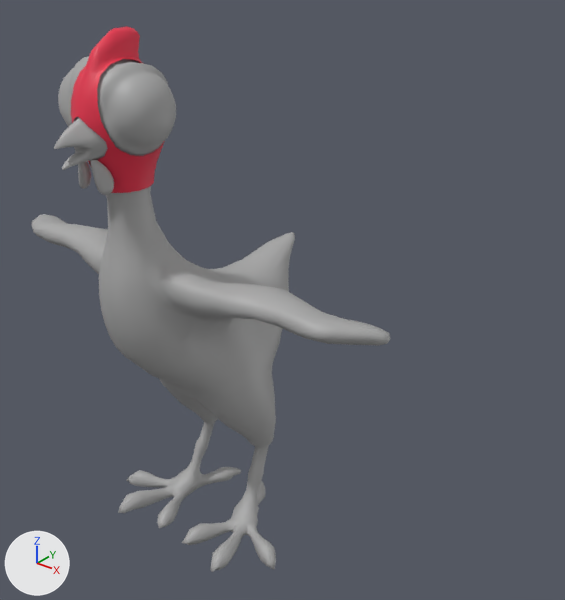
One commit to the FBX model Assets/Devs/GuillaumeF/ConPollo.fbx: the scene before it, then after it.
The view is the same before and after, from a 50 mm lens placed at (0.0214, -0.0204, 0.0256), pointed at (0.0027, 0.003, 0.0111). The lights are fixed; the arrows at lower left show +X, +Y and +Z. Where no turn or scale is listed for an object, it has been applied to the vertices.

Objects in the first picture: 'ConPollo'.
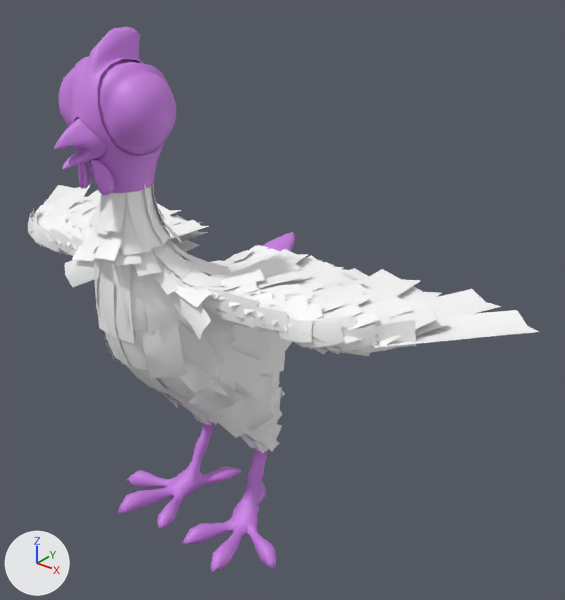
The newer file is also rescaled (x1.004), turned or shifted as a whole; pictures and numbers use the older file's frame.

Pixel boxes [x1, y1, x2, y2] of what changed, in the pictures (565 x 600 px; the box of a moved part takes in the faces that stretch with it):
'ConPollo', reshaped
    before: [31, 27, 390, 572]
    after: [54, 27, 295, 572]
'Plumes_2', added
    after: [28, 184, 449, 453]
    faces in mat_material_021 (its picture is missing): [28, 184, 449, 453]
    faces in mat_material_022 (its picture is missing): [182, 257, 219, 274]
'PLumes_4', added
    after: [94, 245, 293, 443]
'Plumes_3', added
    after: [45, 185, 539, 348]
part 1 of me_mesh, moved or reshaped
    both: [54, 28, 149, 195]
part 2 of me_mesh, recoloured (grey to purple)
    before: [31, 56, 390, 572]
    after: [56, 56, 295, 572]
part 3 of me_mesh, recoloured (red to purple)
    both: [71, 27, 162, 193]

The change, as a diff of the scene's bpy script:
```diff
--- a/Assets/Devs/GuillaumeF/ConPollo.fbx.py
+++ b/Assets/Devs/GuillaumeF/ConPollo.fbx.py
@@ mat_material_020 @@
+mat_material_020 = principled_material('Material.020')
+mat_material_020.base_color = (0.612, 0.217, 0.801)  # purple #cd80e7
@@ mat_material_022 @@
+mat_material_022 = principled_material('Material.022')
+mat_material_022.base_color = (1.0, 1.0, 1.0)  # white #ffffff
@@ mat_material_021 @@
+mat_material_021 = principled_material('Material.021')
+mat_material_021.base_color = (1.0, 1.0, 1.0)  # white #ffffff
@@ me_mesh @@
 me_mesh.from_pydata(...)  # 2542 vertices, 2503 faces; spans x -0.0097..0.0097, y -0.0043..0.0084, z 0.0..0.0227
 # used by ob_conpollo; location = (0.0, -0.00121, -0.0003)
+# me_mesh part 1
+# 21 vertices are removed from x -0.002..0.002, y -0.0043..0.004, z 0.0036..0.0223
+# 144 faces are deleted
+# 16 vertices move within x -0.0019..0.002, y -0.0043..0.0041, z 0.0036..0.0223
+# 21 vertices are added at x -0.0019..0.0021, y -0.0043..0.0041, z 0.0036..0.0223
+# 144 new faces join them
+# me_mesh part 2: 2130 faces spanning x -0.0097..0.0097, y -0.0043..0.0084, z 0.0..0.0218 switch from mat_standardsurface1 (grey #aaaaaa) to mat_material_020 (purple #cd80e7)
+# me_mesh part 3: 230 faces spanning x -0.0014..0.0014, y -0.0032..0.0003, z 0.0174..0.0227 switch from mat_material2 (red #e7304b) to mat_material_020 (purple #cd80e7)
@@ me_mesh_002 @@
+me_mesh_002.from_pydata(...)  # 4051 vertices, 2161 faces; spans x -0.0107..0.0107, y -0.0049..0.0034, z 0.0031..0.0176
+# faces by material slot: [2145, 16]
+me_mesh_002.materials.append(mat_material_021)  # its picture is missing
+me_mesh_002.materials.append(mat_material_022)  # its picture is missing
@@ me_mesh_003 @@
+me_mesh_003.from_pydata(...)  # 420 vertices, 224 faces; spans x -0.0134..0.0134, y -0.0012..0.0055, z 0.0118..0.0131
+me_mesh_003.materials.append(mat_material_021)  # its picture is missing
@@ me_mesh_001 @@
+me_mesh_001.from_pydata(...)  # 2239 vertices, 1202 faces; spans x -0.00493..0.00493, y -0.00434..0.00506, z 0.00356..0.01634
+me_mesh_001.materials.append(mat_material_021)  # its picture is missing
@@ ob_plumes_2 @@
+ob_plumes_2 = bpy.data.objects.new('Plumes_2', me_mesh_002)
+ob_plumes_2.location = (0.00001, 0.00031, 0.0)
@@ ob_plumes_3 @@
+ob_plumes_3 = bpy.data.objects.new('Plumes_3', me_mesh_003)
+ob_plumes_3.location = (0.00001, 0.00031, 0.0)
@@ ob_plumes_4 @@
+ob_plumes_4 = bpy.data.objects.new('PLumes_4', me_mesh_001)
+ob_plumes_4.location = (0.00001, 0.00031, 0.0)
```
